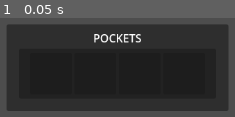
Above: before the commit, frame 1.
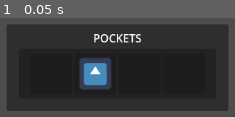
Above: after the commit, the same moment.

Repository: hamgoblin45/Fascism-Sim
Game: Godot game, scene res://Interface/inventory_ui.tscn
Same seed, same stepped clock (60 frames per second), same inputs: the game is played once before the commit and once after it. The engine's default icon, where the game draws it, is replaced by a stand-in: a white triangle on a blue panel in a dark square.
Inputs:
- Up to frame 1 (0.05 s): no input

The runs differ from the first frame. In frame 1, 4.3% of the frame differs, in the area x 33-48%, y 40-73%.

Commit message:
Inventory data setting

Diff:
--- a/fasc-sim-inventory-ui/Interface/inventory_slot_ui.gd
+++ b/fasc-sim-inventory-ui/Interface/inventory_slot_ui.gd
@@ -8,9 +8,10 @@
 func _ready() -> void:
 	EventBus.removing_item_from_inventory.connect(_clear_slot_data)
 
-func _set_slot_data(new_slot_data: InventorySlotData):
+func set_slot_data(new_slot_data: InventorySlotData):
 	slot_data = new_slot_data
-	if !slot_data.item_data:
+	if !slot_data or !slot_data.item_data:
+		print("Setting slot in InventorySlotUI, has no slot and/or item_data")
 		return
 
 	item_texture.show()
--- a/fasc-sim-inventory-ui/Interface/inventory_slot_ui.tscn
+++ b/fasc-sim-inventory-ui/Interface/inventory_slot_ui.tscn
@@ -7,7 +7,6 @@
 script = ExtResource("1_e3oss")
 
 [node name="ItemUI" type="MarginContainer" parent="."]
-visible = false
 layout_mode = 2
 theme_override_constants/margin_left = 6
 theme_override_constants/margin_top = 6
@@ -16,6 +15,7 @@
 
 [node name="ItemTexture" type="TextureRect" parent="ItemUI"]
 unique_name_in_owner = true
+visible = false
 custom_minimum_size = Vector2(48, 48)
 layout_mode = 2
 expand_mode = 1
--- a/fasc-sim-inventory-ui/Interface/inventory_ui.gd
+++ b/fasc-sim-inventory-ui/Interface/inventory_ui.gd
@@ -1,18 +1,32 @@
 extends Control
 
+@export var inventory_data: InventoryData # Player's pockets
+var external_inventory_data: InventoryData # Containers
 
+const INVENTORY_SLOT = preload("uid://d3yl41a7rncgb")
 
+@onready var player_inventory_ui: PanelContainer = %PlayerInventoryUI
+@onready var pocket_slot_container: GridContainer = %PocketSlotContainer
 
 
 func _ready() -> void:
 	EventBus.inventory_interacted.connect(_on_inventory_interact)
+	_set_player_inventory()
 
 
-
+func _set_player_inventory():
+	for child in pocket_slot_container.get_children():
+		child.queue_free()
+	for slot in inventory_data.slot_datas:
+		var slot_ui = INVENTORY_SLOT.instantiate()
+		pocket_slot_container.add_child(slot_ui)
+		slot_ui.set_slot_data(slot)
 
 func _on_inventory_interact(slot: InventorySlotData, type: String):
 	match type:
 		"click":
 			print("Click from %s received by inventoryUI" % slot)
+			if slot and slot.item_data:
+				print("Clicked %s" % slot.item_data.name)
 		"r_click":
 			print("Right Click from %s received by inventoryUI" % slot)
--- a/fasc-sim-inventory-ui/Interface/inventory_ui.tscn
+++ b/fasc-sim-inventory-ui/Interface/inventory_ui.tscn
@@ -1,7 +1,20 @@
-[gd_scene load_steps=3 format=3 uid="uid://dhpfeub82th3n"]
+[gd_scene load_steps=8 format=3 uid="uid://dhpfeub82th3n"]
 
 [ext_resource type="Script" uid="uid://df76rpwwphwk2" path="res://Interface/inventory_ui.gd" id="1_5h8ar"]
+[ext_resource type="Script" uid="uid://crfuvv7qrrub3" path="res://Data/InventoryData.gd" id="2_0gv4u"]
 [ext_resource type="PackedScene" uid="uid://d3yl41a7rncgb" path="res://Interface/inventory_slot_ui.tscn" id="2_spoia"]
+[ext_resource type="Script" uid="uid://bg2a6tr7dx7cs" path="res://Data/InventorySlotData.gd" id="3_cx7ba"]
+[ext_resource type="Resource" uid="uid://fligqycw40pd" path="res://Data/Items/test_item_1.tres" id="4_cx7ba"]
+
+[sub_resource type="Resource" id="Resource_kfiqh"]
+script = ExtResource("3_cx7ba")
+item_data = ExtResource("4_cx7ba")
+metadata/_custom_type_script = "uid://bg2a6tr7dx7cs"
+
+[sub_resource type="Resource" id="Resource_m26qo"]
+script = ExtResource("2_0gv4u")
+slot_datas = Array[ExtResource("3_cx7ba")]([null, SubResource("Resource_kfiqh"), null, null])
+metadata/_custom_type_script = "uid://crfuvv7qrrub3"
 
 [node name="InventoryControl" type="Control"]
 layout_mode = 3
@@ -11,8 +24,10 @@
 grow_horizontal = 2
 grow_vertical = 2
 script = ExtResource("1_5h8ar")
+inventory_data = SubResource("Resource_m26qo")
 
-[node name="InventoryUI" type="PanelContainer" parent="."]
+[node name="PlayerInventoryUI" type="PanelContainer" parent="."]
+unique_name_in_owner = true
 custom_minimum_size = Vector2(320, 0)
 layout_mode = 0
 offset_left = 801.0
@@ -20,45 +35,46 @@
 offset_right = 1121.0
 offset_bottom = 460.0
 
-[node name="MarginContainer" type="MarginContainer" parent="InventoryUI"]
+[node name="MarginContainer" type="MarginContainer" parent="PlayerInventoryUI"]
 layout_mode = 2
 theme_override_constants/margin_left = 18
 theme_override_constants/margin_top = 8
 theme_override_constants/margin_right = 18
 theme_override_constants/margin_bottom = 18
 
-[node name="VBoxContainer" type="VBoxContainer" parent="InventoryUI/MarginContainer"]
+[node name="VBoxContainer" type="VBoxContainer" parent="PlayerInventoryUI/MarginContainer"]
 layout_mode = 2
 
-[node name="PocketsLabel" type="Label" parent="InventoryUI/MarginContainer/VBoxContainer"]
+[node name="PocketsLabel" type="Label" parent="PlayerInventoryUI/MarginContainer/VBoxContainer"]
 layout_mode = 2
 text = "POCKETS"
 horizontal_alignment = 1
 
-[node name="SlotsPanel" type="PanelContainer" parent="InventoryUI/MarginContainer/VBoxContainer"]
+[node name="SlotsPanel" type="PanelContainer" parent="PlayerInventoryUI/MarginContainer/VBoxContainer"]
 layout_mode = 2
 size_flags_vertical = 3
 
-[node name="MarginContainer" type="MarginContainer" parent="InventoryUI/MarginContainer/VBoxContainer/SlotsPanel"]
+[node name="MarginContainer" type="MarginContainer" parent="PlayerInventoryUI/MarginContainer/VBoxContainer/SlotsPanel"]
 layout_mode = 2
 theme_override_constants/margin_left = 6
 theme_override_constants/margin_top = 6
 theme_override_constants/margin_right = 6
 theme_override_constants/margin_bottom = 6
 
-[node name="SlotContainer" type="GridContainer" parent="InventoryUI/MarginContainer/VBoxContainer/SlotsPanel/MarginContainer"]
+[node name="PocketSlotContainer" type="GridContainer" parent="PlayerInventoryUI/MarginContainer/VBoxContainer/SlotsPanel/MarginContainer"]
+unique_name_in_owner = true
 layout_mode = 2
 size_flags_horizontal = 4
 columns = 4
 
-[node name="InventorySlotUI" parent="InventoryUI/MarginContainer/VBoxContainer/SlotsPanel/MarginContainer/SlotContainer" instance=ExtResource("2_spoia")]
+[node name="InventorySlotUI" parent="PlayerInventoryUI/MarginContainer/VBoxContainer/SlotsPanel/MarginContainer/PocketSlotContainer" instance=ExtResource("2_spoia")]
 layout_mode = 2
 
-[node name="InventorySlotUI2" parent="InventoryUI/MarginContainer/VBoxContainer/SlotsPanel/MarginContainer/SlotContainer" instance=ExtResource("2_spoia")]
+[node name="InventorySlotUI2" parent="PlayerInventoryUI/MarginContainer/VBoxContainer/SlotsPanel/MarginContainer/PocketSlotContainer" instance=ExtResource("2_spoia")]
 layout_mode = 2
 
-[node name="InventorySlotUI3" parent="InventoryUI/MarginContainer/VBoxContainer/SlotsPanel/MarginContainer/SlotContainer" instance=ExtResource("2_spoia")]
+[node name="InventorySlotUI3" parent="PlayerInventoryUI/MarginContainer/VBoxContainer/SlotsPanel/MarginContainer/PocketSlotContainer" instance=ExtResource("2_spoia")]
 layout_mode = 2
 
-[node name="InventorySlotUI4" parent="InventoryUI/MarginContainer/VBoxContainer/SlotsPanel/MarginContainer/SlotContainer" instance=ExtResource("2_spoia")]
+[node name="InventorySlotUI4" parent="PlayerInventoryUI/MarginContainer/VBoxContainer/SlotsPanel/MarginContainer/PocketSlotContainer" instance=ExtResource("2_spoia")]
 layout_mode = 2
